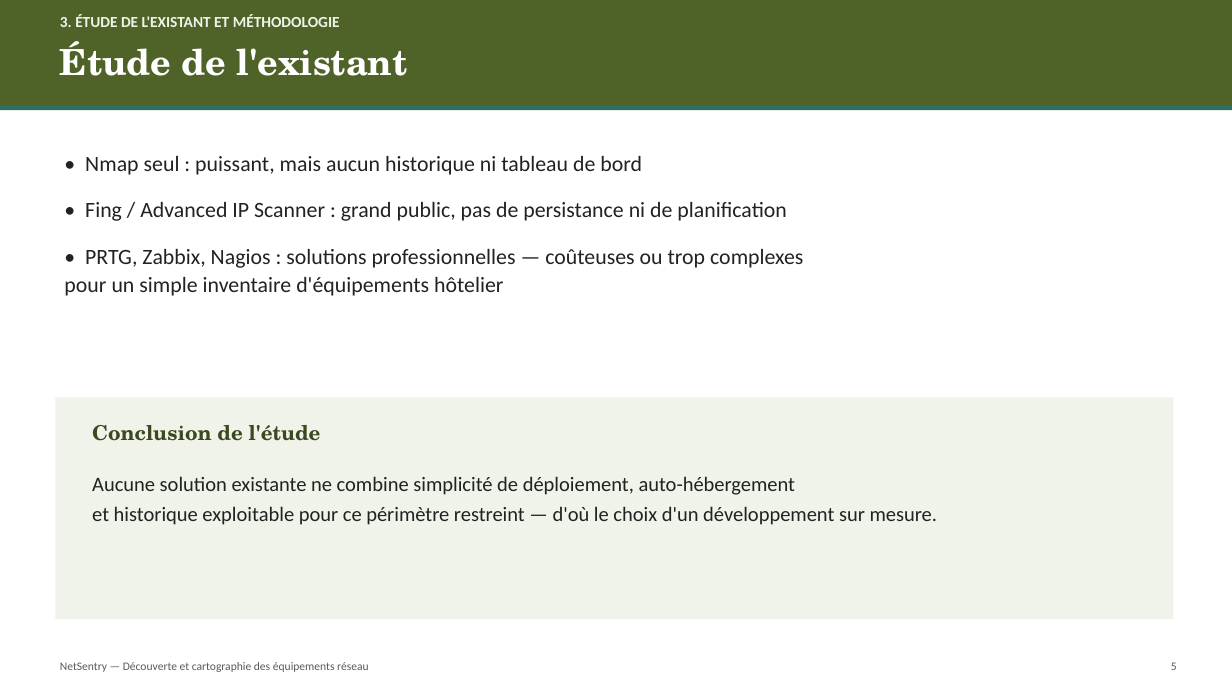
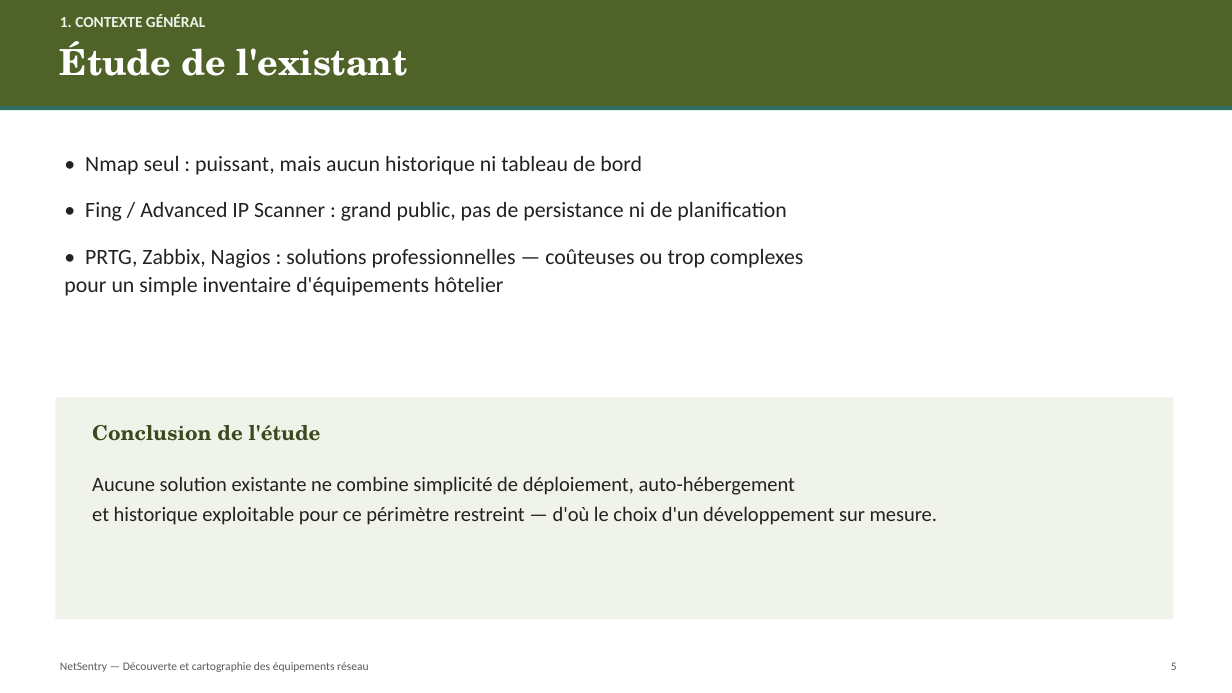
Before and after one commit to Ramiu88/NetSentry, a slide deck: slide 5 of rapport/NetSentry_Presentation.pptx. Drawn at 1232x693 pixels with LibreOffice and Linux fonts; fonts in the diff are those of the drawing. Boxes give left, top, right and bottom in pixels: in the first picture for what was removed or moved away, otherwise in the second. Text is boxed around its words. In the diff, an @@ line names an element or a change of style, - is before the commit and + after.

```diff
--- a/rapport/NetSentry_Presentation.pptx
+++ b/rapport/NetSentry_Presentation.pptx
@@ text at bbox=[60, 14, 205, 27]: text changed @@
-3. ÉTUDE DE L'EXISTANT ET MÉTHODOLOGIE
+1. CONTEXTE GÉNÉRAL
```
Also in this commit, not shown: 18 other slides changed, 1 slide added.
